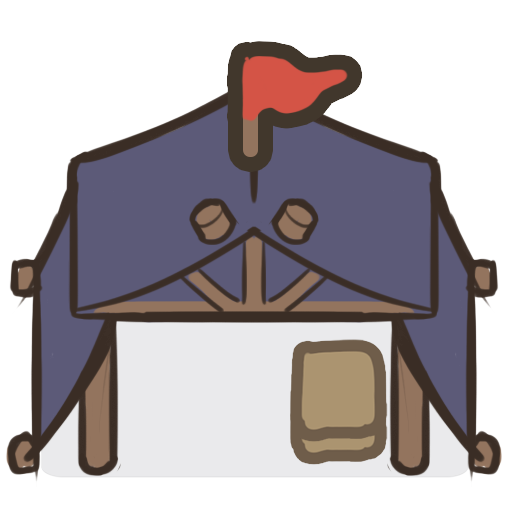
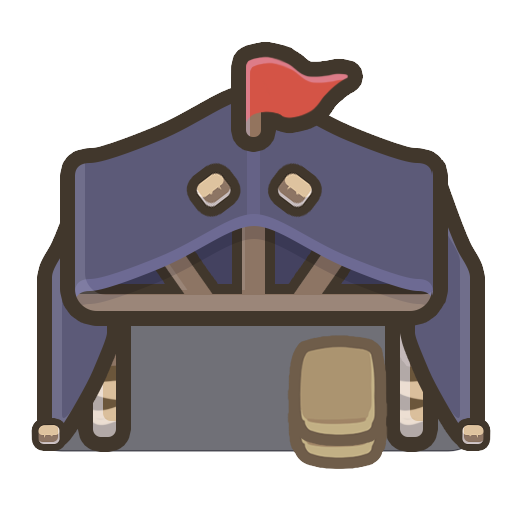
Before/after of a 512×512 layered artwork. What changed in the layer stack:
added group "roof" (1st of 2, in "Obj_Barrack" › "Obj_Barrack") with 8 layers in group "Obj_Barrack" over left=75, top=89, right=433, bottom=427
added layer "roof_front" in group "roof" over left=75, top=214, right=433, bottom=427
added group "roof" (2nd of 2, in "Obj_Barrack" › "Obj_Barrack" › "roof") with 3 layers in group "roof" over left=75, top=98, right=433, bottom=311
added group "1" (1st of 3, in "Obj_Barrack" › "Obj_Barrack" › "roof" › "roof") with 2 layers in group "roof" over left=75, top=98, right=433, bottom=311
added layer "사각형 2 복사" in group "1" over left=254, top=98, right=433, bottom=311
added layer "사각형 2" in group "1" over left=75, top=98, right=254, bottom=311
added group "side" (1st of 2, in "Obj_Barrack" › "Obj_Barrack") with 2 layers in group "Obj_Barrack" over left=31, top=169, right=491, bottom=452
added layer "side 복사" in group "side" over left=400, top=169, right=491, bottom=452
added layer "side" (2nd of 2, in "Obj_Barrack" › "Obj_Barrack" › "side") in group "side" over left=31, top=169, right=122, bottom=452
added group "Prop" with 6 layers in group "Obj_Barrack" over left=287, top=235, right=388, bottom=469
added group "1" (2nd of 3, in "Obj_Barrack" › "Obj_Barrack" › "Prop") with 2 layers in group "Prop" over left=287, top=335, right=388, bottom=469
added group "box01" (1st of 3, in "Obj_Barrack" › "Obj_Barrack") with 2 layers in group "Obj_Barrack" over left=78, top=236, right=438, bottom=452
added layer "box01" (2nd of 3, in "Obj_Barrack" › "Obj_Barrack" › "box01") in group "box01" over left=385, top=236, right=438, bottom=452
added layer "box01" (3rd of 3, in "Obj_Barrack" › "Obj_Barrack" › "box01") in group "box01" over left=78, top=236, right=131, bottom=452
hid group "rough" (9 layers) over left=6, top=56, right=502, bottom=483
painted on "Shadow" over left=41, top=268, right=469, bottom=478
…and 8 more changes (3 added, 4 painted, 3 stack)